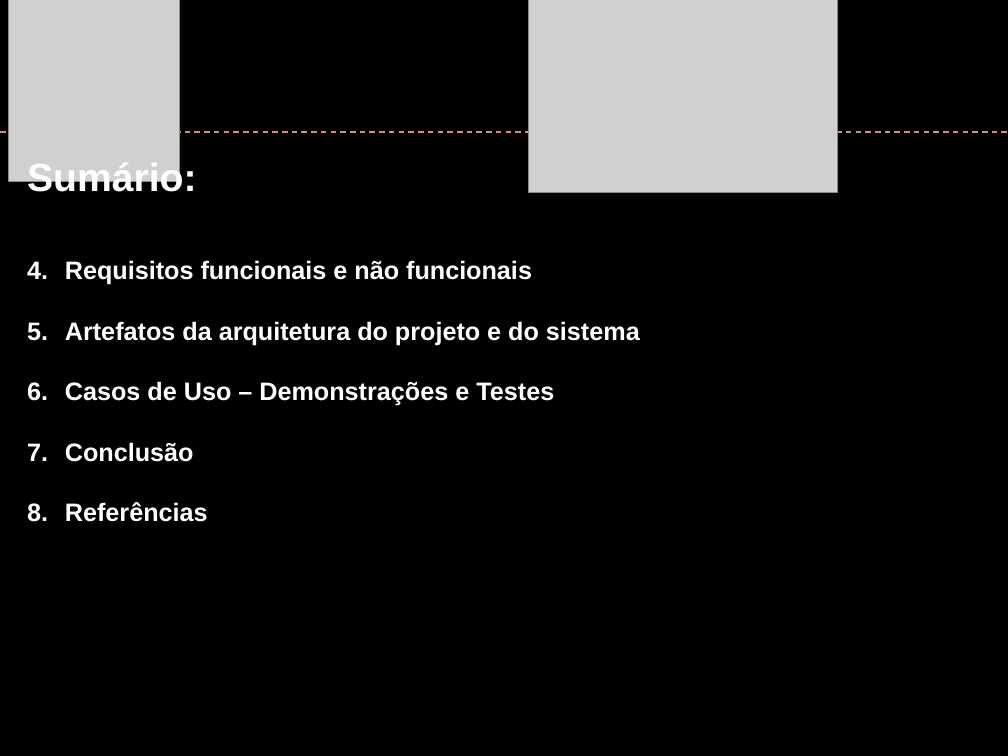
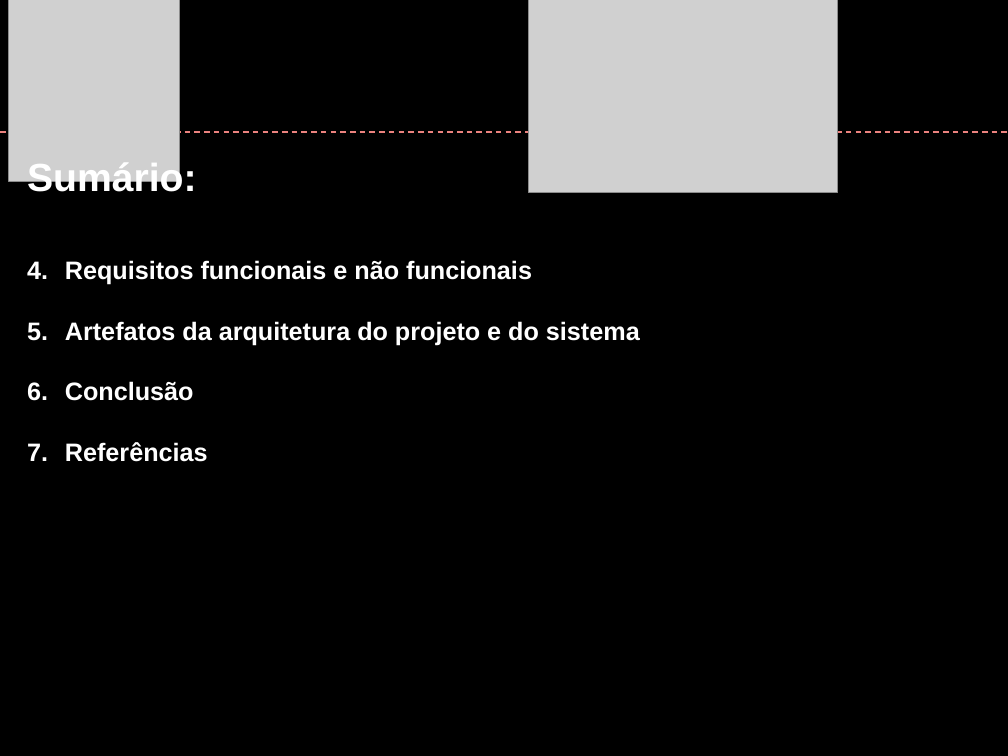
Before and after one commit to ezmart/Ezmart, a slide deck: slide 6 of EzMartGit/Documento/FAI_PFC_Apresentação_Agosto2018.pptx. Drawn at 1008x756 pixels with LibreOffice and Linux fonts; fonts in the diff are those of the drawing; grey boxes stand for pictures; background and template pictures are left out. Boxes give left, top, right and bottom in pixels: in the first picture for what was removed or moved away, otherwise in the second. Text is boxed around its words. In the diff, an @@ line names an element or a change of style, - is before the commit and + after.

Commit message:
Alteração Sumario do Slides.
Retirado o item 6 do sumario do Slide e remanejado os numeros corretamente.

```diff
--- a/EzMartGit/Documento/FAI_PFC_Apresentação_Agosto2018.pptx
+++ b/EzMartGit/Documento/FAI_PFC_Apresentação_Agosto2018.pptx
@@ text at [65,381,554,406]: paragraph removed @@
-6. Casos de Uso – Demonstrações e Testes
```
